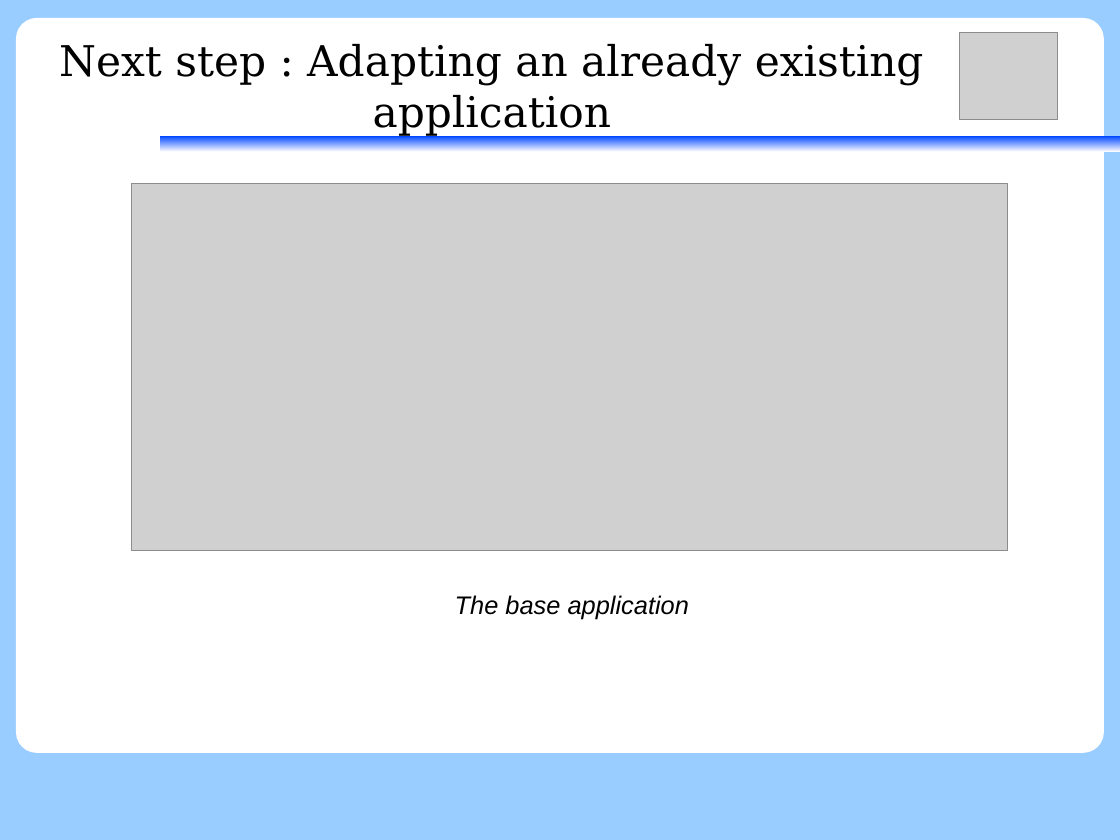
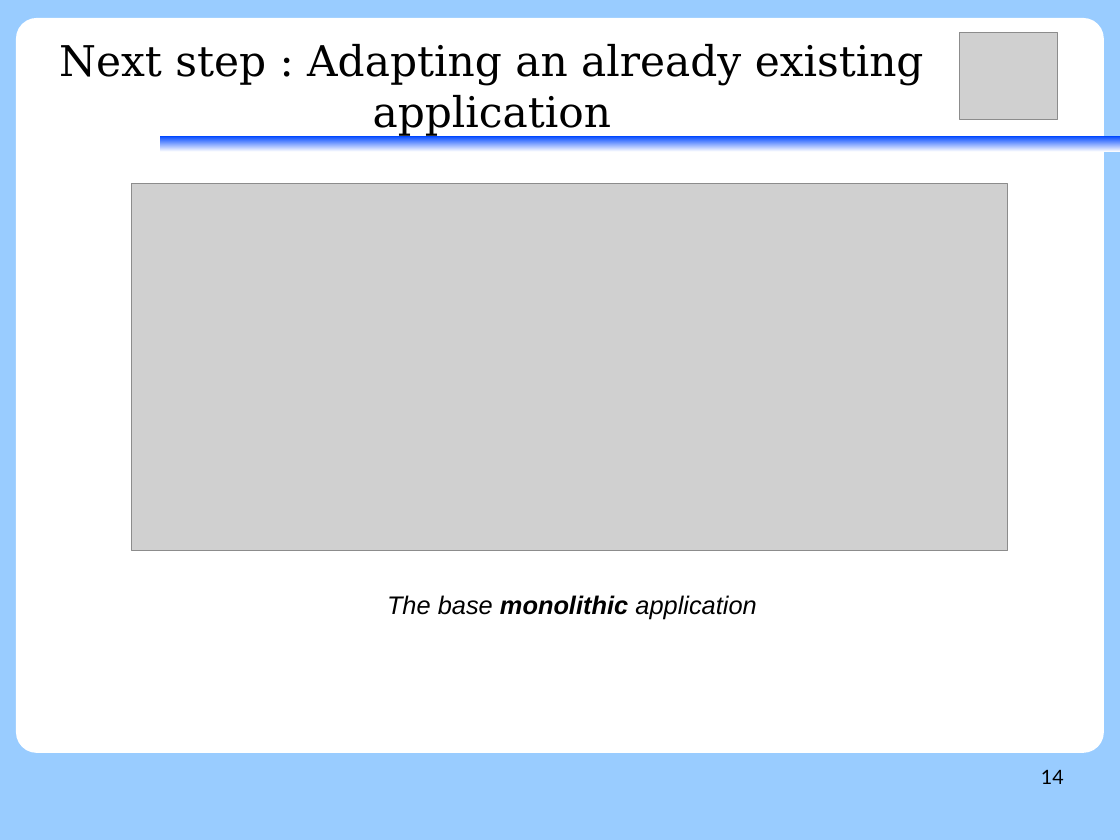
Before and after one commit to ramarijm/stageAI, a slide deck: slide 14 of presentation_ai.odp (slide 13 before the commit). Drawn at 1120x840 pixels with LibreOffice and Linux fonts; fonts in the diff are those of the drawing; grey boxes stand for pictures. Boxes give left, top, right and bottom in pixels: in the first picture for what was removed or moved away, otherwise in the second. Text is boxed around its words. In the diff, an @@ line names an element or a change of style, - is before the commit and + after.

```diff
--- a/presentation_ai.odp
+++ b/presentation_ai.odp
@@ text at [387,595,756,619]: text changed @@
-The base application
+The base monolithic application
@@ page number added at [1041,769,1064,784], 14 pt, text #000000 @@
+14
```
Also in this commit, not shown: 13 other slides changed, 9 slides added, 1 slide removed.
